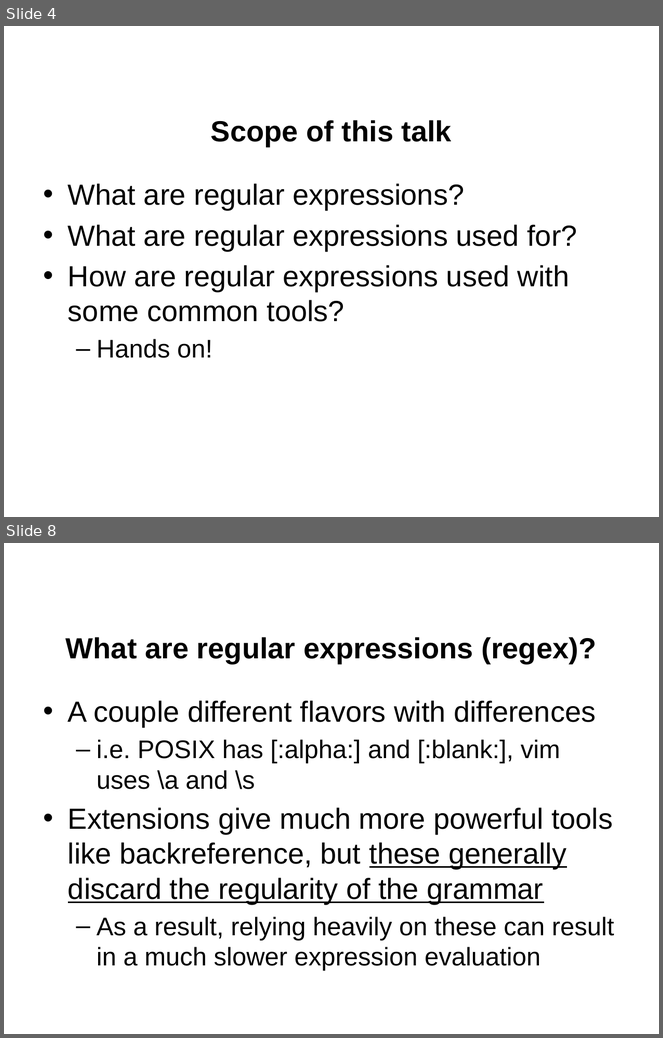
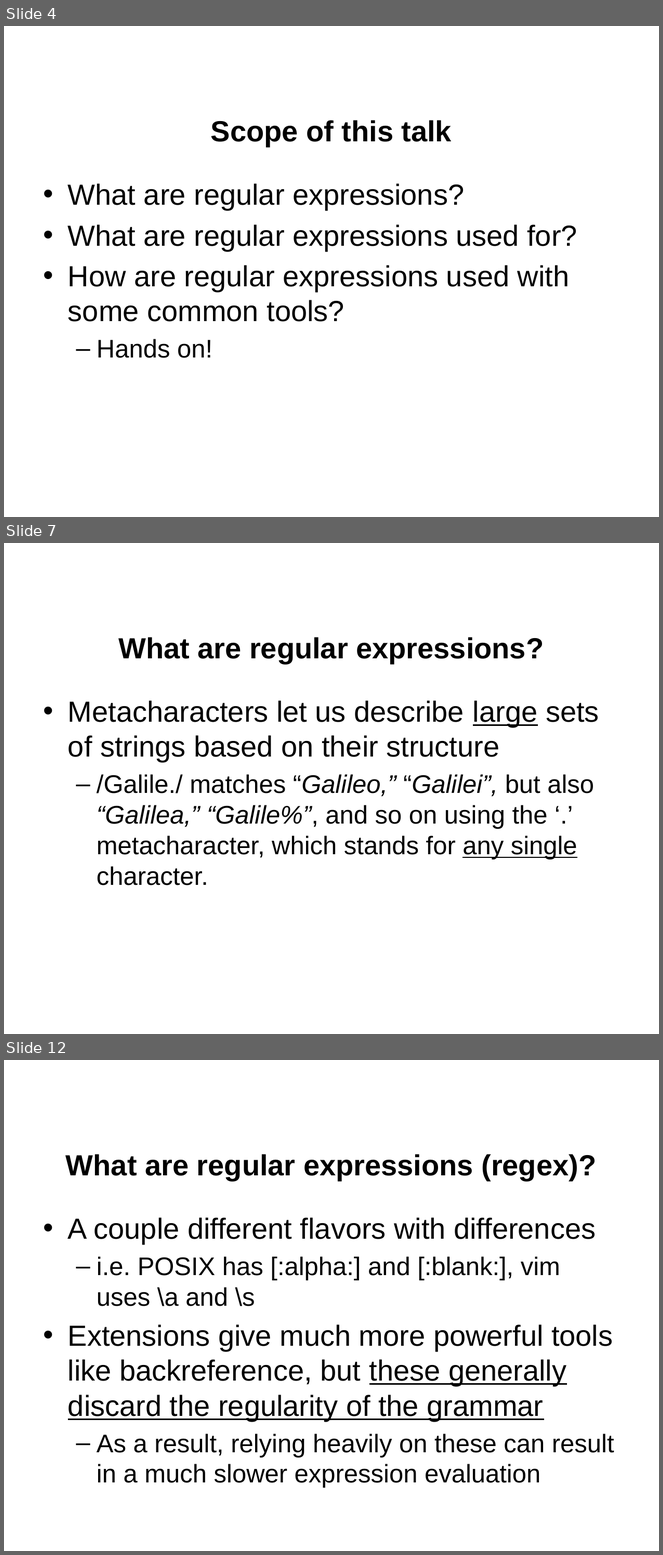
Before and after one commit to jgerity/talks, a slide deck: 2017/computing_workgroup/regex/regular_expressions.pptx. Shown one above the other, each under a label of ours: slides 4 and 8 before the commit, slides 4, 7 and 12 after it; the slides between them are not shown. The pictures are 663x1038 and 663x1555 pixels, drawn with LibreOffice and Linux fonts; fonts in the diff are those of the drawing; background and template pictures are left out. Boxes give left, top, right and bottom in pixels: in the first picture for what was removed or moved away, otherwise in the second. Text is boxed around its words. In the diff, an @@ line names an element or a change of style, - is before the commit and + after.

Commit message:
Added some example regex, metacharacter table, state machine figure

```diff
--- a/2017/computing_workgroup/regex/regular_expressions.pptx
+++ b/2017/computing_workgroup/regex/regular_expressions.pptx
@@ slide 7 added at [4, 543, 659, 1034], background picture (left out) @@
@@ title added at [118, 637, 544, 664], 32 pt, text #000000, bold @@
+What are regular expressions?
@@ text added at [68, 701, 599, 886], 28 pt, text #000000 @@
+• Metacharacters let us describe large sets of strings based on their structure
+  – /Galile./ matches “Galileo,” “Galilei”, but also “Galilea,” “Galile%”, and so on using the ‘.’ metacharacter, which stands for any single character.
@@ what was slide 8 is now slide 12 @@
```
Also in this commit, not shown: 4 slides changed, 4 other slides added, 1 slide removed.
